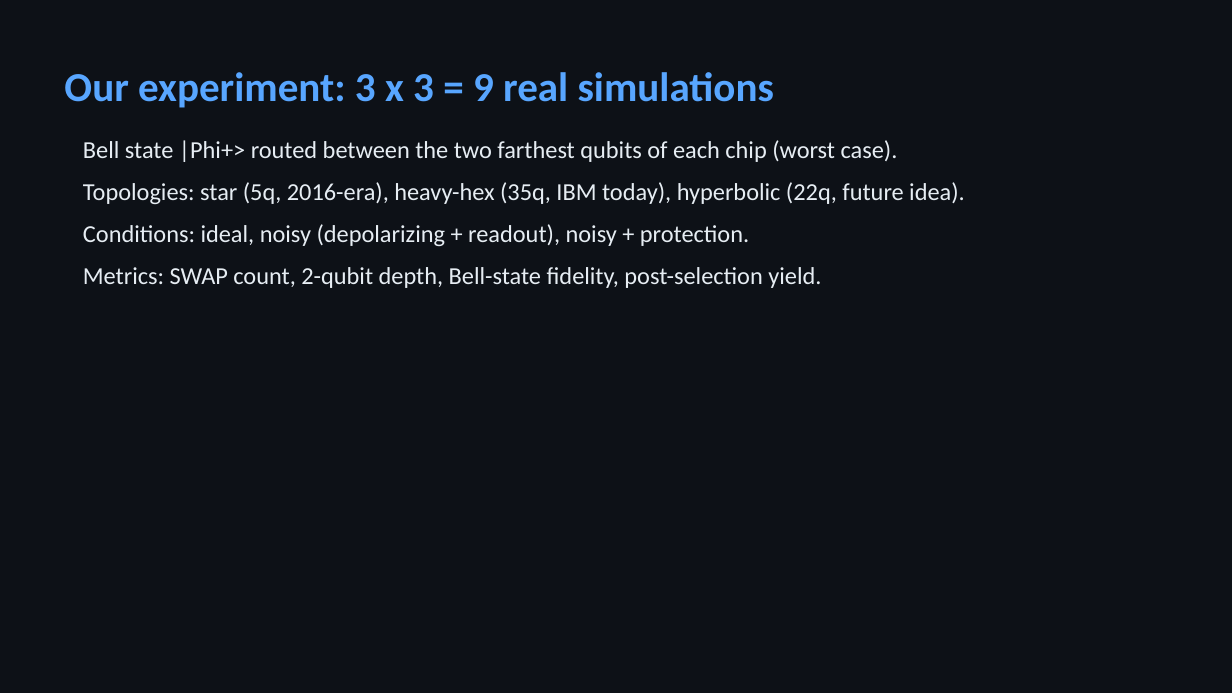
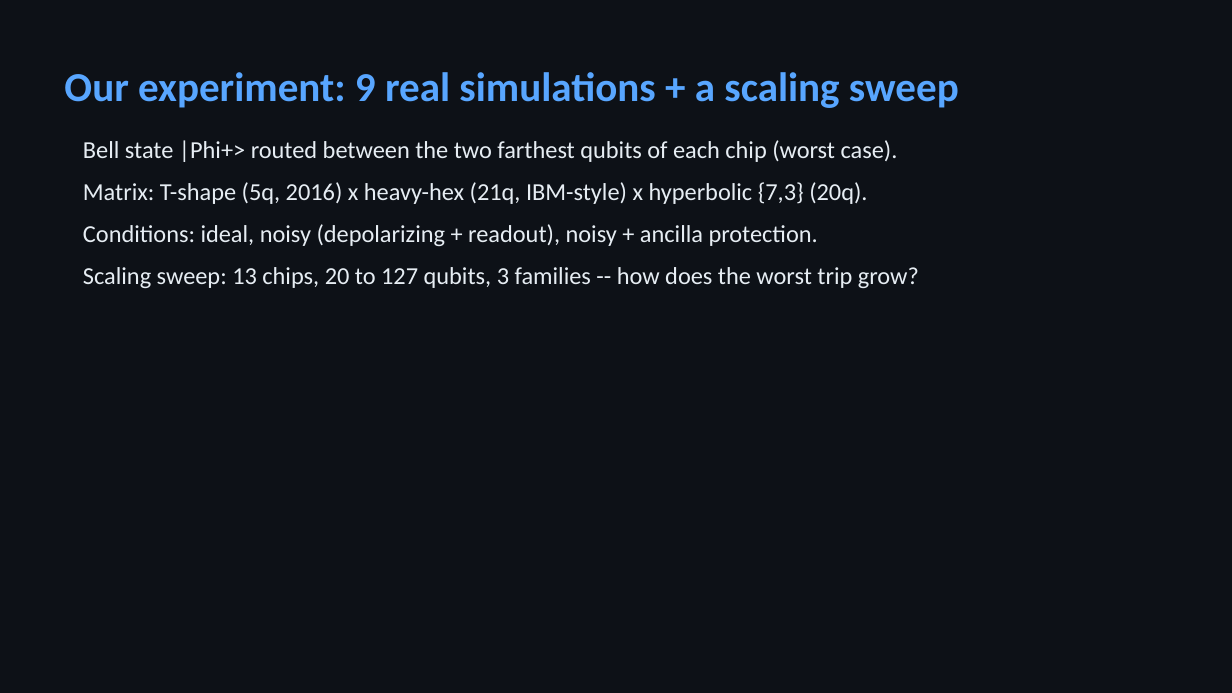
Before and after one commit to dhanunjayss0306/quantum-geometry-routing, a slide deck: slide 3 of results/reports/quantum-geometry-routing-deck.pptx. Drawn at 1232x693 pixels with LibreOffice and Linux fonts; fonts in the diff are those of the drawing. Boxes give left, top, right and bottom in pixels: in the first picture for what was removed or moved away, otherwise in the second. Text is boxed around its words. In the diff, an @@ line names an element or a change of style, - is before the commit and + after.

Commit message:
docs: architectural recommendation, honest wording, rebuilt 8-slide deck
- docs/recommendation.md: specific coupling-graph features from scaling
  data (degree 3, log diameter target, no degree-2 chains, faces<=8)
  with measured numbers and caveats
- Remove 'restores 1.000 everywhere' overclaims from README/docs/deck
- Deck rebuilt from CSVs: 8 slides incl. recommendation, test count
  computed, no hard-coded numbers

```diff
--- a/results/reports/quantum-geometry-routing-deck.pptx
+++ b/results/reports/quantum-geometry-routing-deck.pptx
@@ text at box(64, 72, 959, 108): text changed @@
-Our experiment: 3 x 3 = 9 real simulations
+Our experiment: 9 real simulations + a scaling sweep
@@ text at box(83, 182, 919, 288): text changed @@
-Topologies: star (5q, 2016-era), heavy-hex (35q, IBM today), hyperbolic (22q, future idea).
-Conditions: ideal, noisy (depolarizing + readout), noisy + protection.
-Metrics: SWAP count, 2-qubit depth, Bell-state fidelity, post-selection yield.
+Matrix: T-shape (5q, 2016) x heavy-hex (21q, IBM-style) x hyperbolic {7,3} (20q).
+Conditions: ideal, noisy (depolarizing + readout), noisy + ancilla protection.
+Scaling sweep: 13 chips, 20 to 127 qubits, 3 families -- how does the worst trip grow?
```
Also in this commit, not shown: 5 other slides changed, 1 slide added, 1 slide removed, 6 other files.
